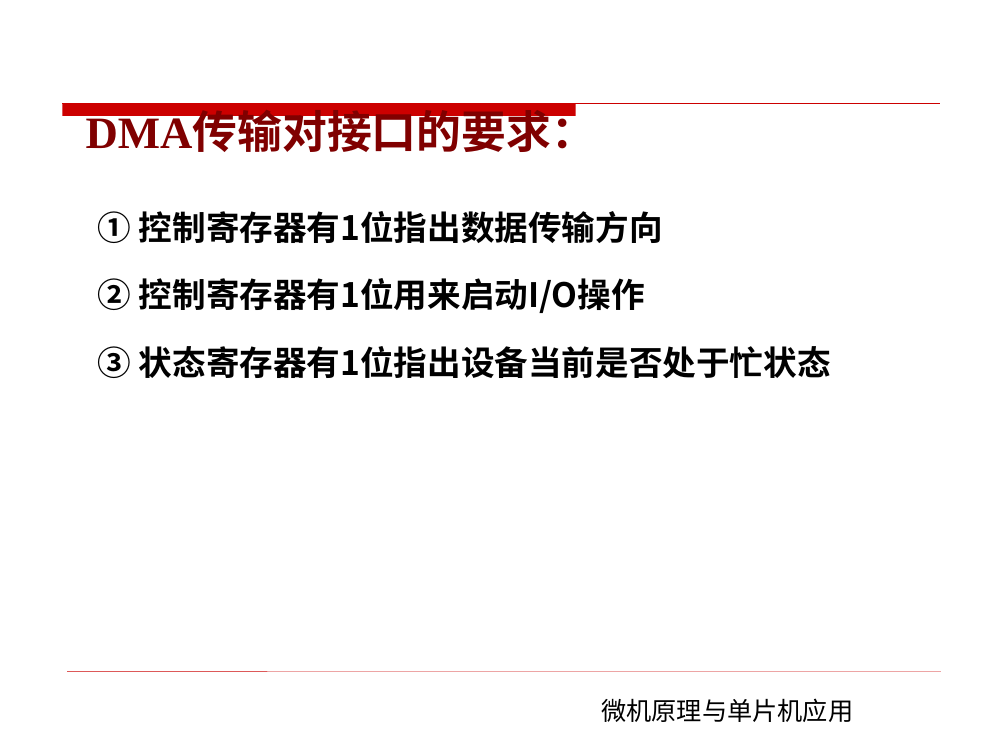
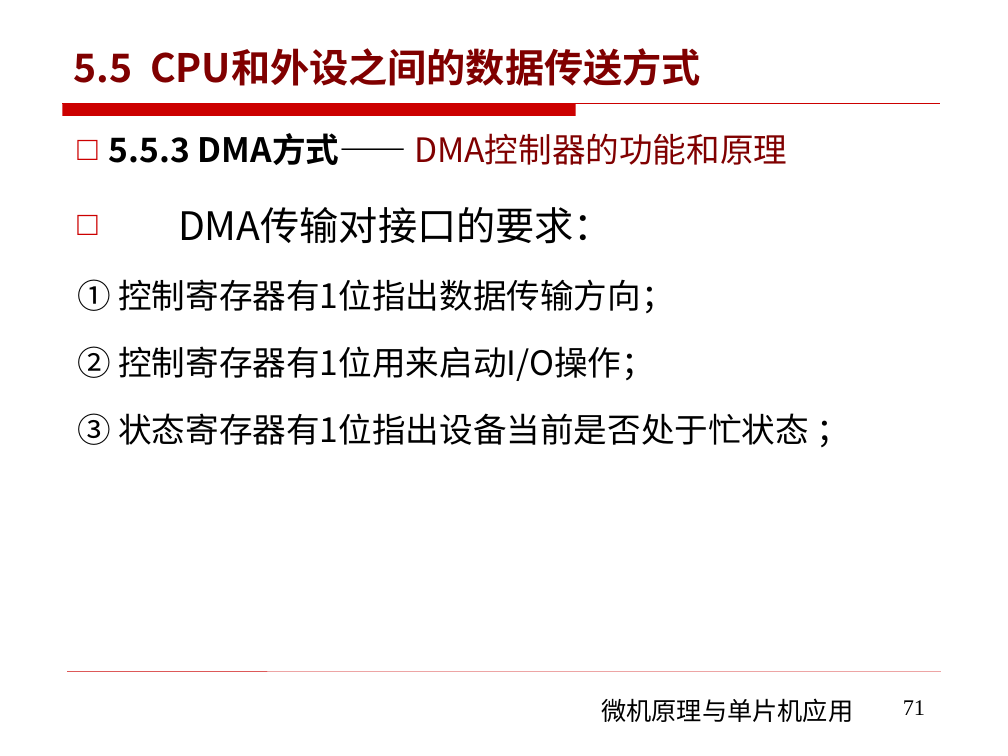
Before and after one commit to rshouc/Microcomputer, a slide deck: slide 71 of PPT/The Principle of Microcomputer/第五章 微机原理（微机和外设的数据传输) .pptx. Drawn at 1008x756 pixels with LibreOffice and Linux fonts; fonts in the diff are those of the drawing; background and template pictures are left out. Boxes give left, top, right and bottom in pixels: in the first picture for what was removed or moved away, otherwise in the second. Text is boxed around its words. In the diff, an @@ line names an element or a change of style, - is before the commit and + after.

```diff
--- a/PPT/The Principle of Microcomputer/第五章 微机原理（微机和外设的数据传输) .pptx
+++ b/PPT/The Principle of Microcomputer/第五章 微机原理（微机和外设的数据传输) .pptx
@@ title added at [73,48,701,86], 28 pt, text #800000, bold @@
+5.5 CPU和外设之间的数据传送方式
@@ title removed at [86,114,596,152] @@
-DMA传输对接口的要求：
@@ text at [77,133,809,445]: text changed @@
-① 控制寄存器有1位指出数据传输方向
-② 控制寄存器有1位用来启动I/O操作
-③ 状态寄存器有1位指出设备当前是否处于忙状态
+□ 5.5.3 DMA方式—— DMA控制器的功能和原理
+□ DMA传输对接口的要求：
+① 控制寄存器有1位指出数据传输方向；
+② 控制寄存器有1位用来启动I/O操作；
+③ 状态寄存器有1位指出设备当前是否处于忙状态 ；
@@ page number added at [903,700,925,715], 16 pt, text #000000 @@
+71
```
Also in this commit, not shown: 16 other slides changed, 2 slides added, 1 slide removed.
